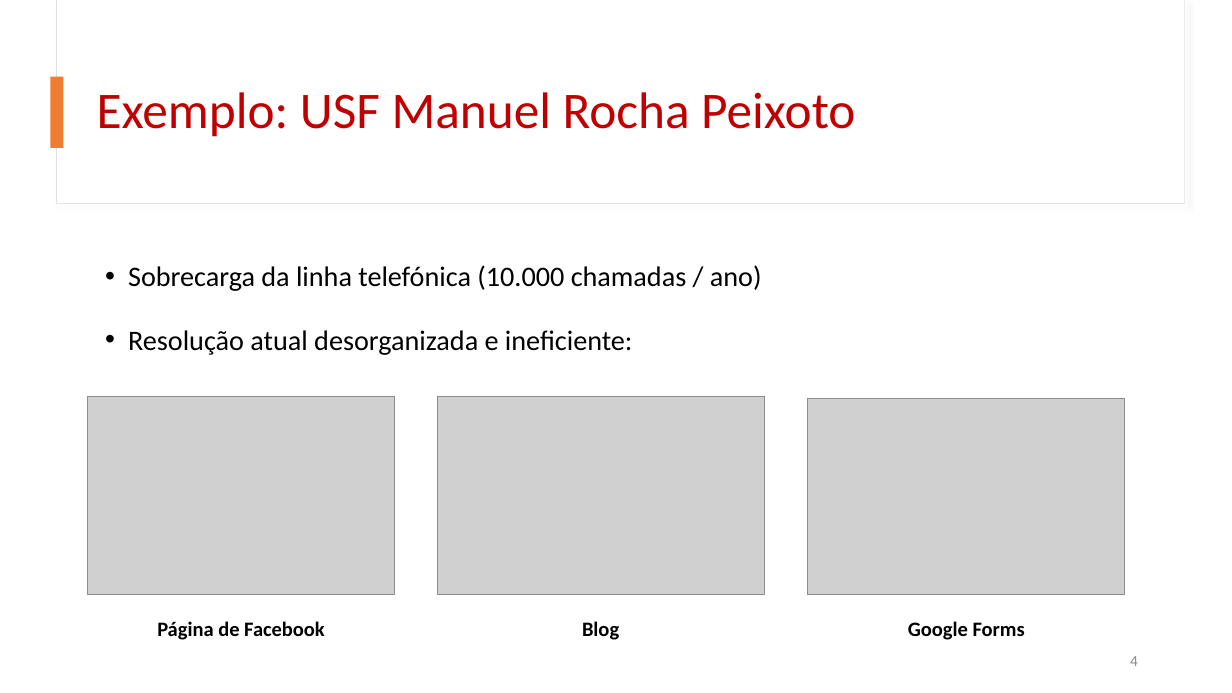
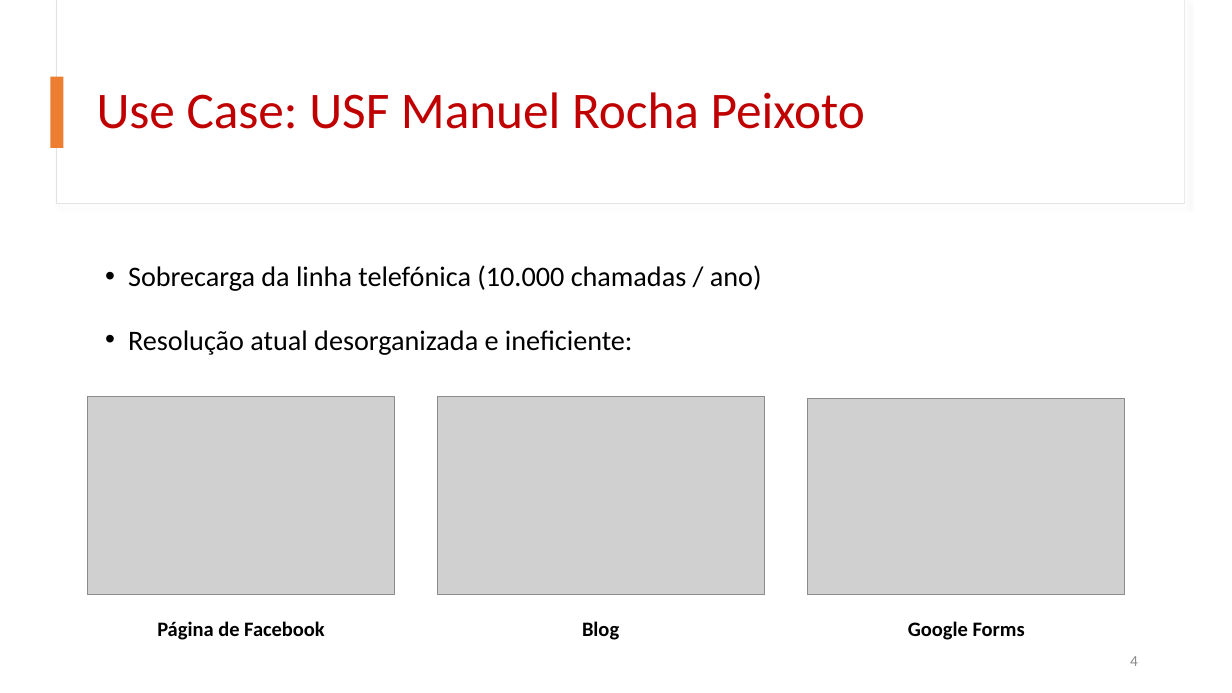
Before and after one commit to fliper6/USF-Portal_Utente, a slide deck: slide 4 of _apresentações/modelo_negocio.pptx. Drawn at 1232x693 pixels with LibreOffice and Linux fonts; fonts in the diff are those of the drawing; grey boxes stand for pictures. Boxes give left, top, right and bottom in pixels: in the first picture for what was removed or moved away, otherwise in the second. Text is boxed around its words. In the diff, an @@ line names an element or a change of style, - is before the commit and + after.

```diff
--- a/_apresentações/modelo_negocio.pptx
+++ b/_apresentações/modelo_negocio.pptx
@@ title at <box>97,92,865,129</box>: text changed @@
-Exemplo: USF Manuel Rocha Peixoto
+Use Case: USF Manuel Rocha Peixoto
```
Also in this commit, not shown: 1 other slide changed, 7 other files.
